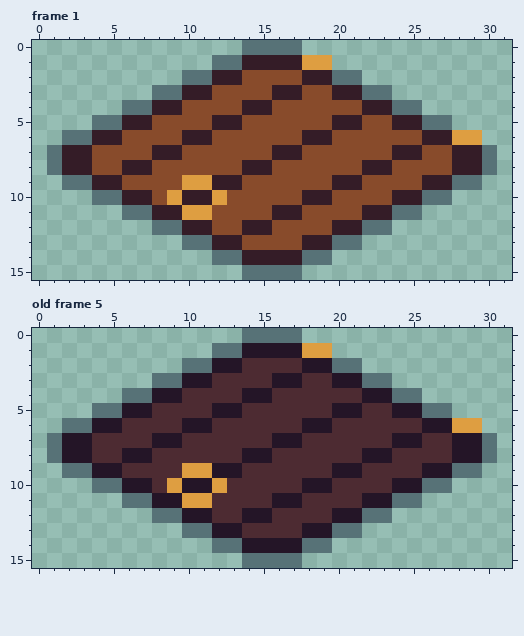
File history of a pixel-art file, assets/img/settlements/trapdoor.aseprite. That is the earlier state.
32x16 pixels, 8 frames. Shown: frame 1, old frame 5. The commit also changed other frames, which this record leaves out.
The same view after the edit:
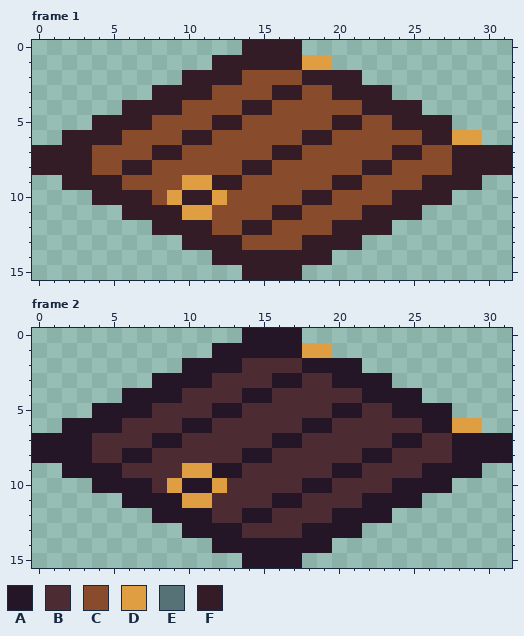
Palette (. is transparent): A #241527  B #4d2b32  C #884b2b  D #de9e41  E #577277  F #341c27
A new or re-ordered frame is compared with the old frame closest to it.
From old to new:
{"change": "frames re-ordered"}
{"where": "frame 1, layers \"Hinges\", \"Main\""}
{"frame":1,"y":0,"x":14,"old":"EEEE","new":"FFFF"}
{"frame":1,"y":1,"x":12,"old":"EE","new":"FF"}
{"frame":1,"y":2,"x":10,"old":"EE","new":"FF"}
{"frame":1,"y":2,"x":20,"old":"EE","new":"FF"}
{"frame":1,"y":3,"x":8,"old":"EE","new":"FF"}
{"frame":1,"y":3,"x":22,"old":"EE","new":"FF"}
{"frame":1,"y":4,"x":6,"old":"EE","new":"FF"}
{"frame":1,"y":4,"x":24,"old":"EE","new":"FF"}
{"frame":1,"y":5,"x":4,"old":"EE","new":"FF"}
{"frame":1,"y":5,"x":26,"old":"EE","new":"FF"}
{"frame":1,"y":6,"x":2,"old":"EE","new":"FF"}
{"frame":1,"y":7,"x":0,"old":".E","new":"FF"}
{"frame":1,"y":7,"x":30,"old":"E.","new":"FF"}
{"frame":1,"y":8,"x":0,"old":".E","new":"FF"}
{"frame":1,"y":8,"x":30,"old":"E.","new":"FF"}
{"frame":1,"y":9,"x":2,"old":"EE","new":"FF"}
{"frame":1,"y":9,"x":28,"old":"EE","new":"FF"}
{"frame":1,"y":10,"x":4,"old":"EE","new":"FF"}
{"frame":1,"y":10,"x":26,"old":"EE","new":"FF"}
{"frame":1,"y":11,"x":6,"old":"EE","new":"FF"}
{"frame":1,"y":11,"x":24,"old":"EE","new":"FF"}
{"frame":1,"y":12,"x":8,"old":"EE","new":"FF"}
{"frame":1,"y":12,"x":22,"old":"EE","new":"FF"}
{"frame":1,"y":13,"x":10,"old":"EE","new":"FF"}
{"frame":1,"y":13,"x":20,"old":"EE","new":"FF"}
{"frame":1,"y":14,"x":12,"old":"EE","new":"FF"}
{"frame":1,"y":14,"x":18,"old":"EE","new":"FF"}
{"frame":1,"y":15,"x":14,"old":"EEEE","new":"FFFF"}
{"where": "frame 2 against old frame 5, layers \"Hinges\", \"Main\""}
{"frame":2,"y":0,"x":14,"old":"EEEE","new":"AAAA"}
{"frame":2,"y":1,"x":12,"old":"EE","new":"AA"}
{"frame":2,"y":2,"x":10,"old":"EE","new":"AA"}
{"frame":2,"y":2,"x":20,"old":"EE","new":"AA"}
{"frame":2,"y":3,"x":8,"old":"EE","new":"AA"}
{"frame":2,"y":3,"x":22,"old":"EE","new":"AA"}
{"frame":2,"y":4,"x":6,"old":"EE","new":"AA"}
{"frame":2,"y":4,"x":24,"old":"EE","new":"AA"}
{"frame":2,"y":5,"x":4,"old":"EE","new":"AA"}
{"frame":2,"y":5,"x":26,"old":"EE","new":"AA"}
{"frame":2,"y":6,"x":2,"old":"EE","new":"AA"}
{"frame":2,"y":7,"x":0,"old":".E","new":"AA"}
{"frame":2,"y":7,"x":30,"old":"E.","new":"AA"}
{"frame":2,"y":8,"x":0,"old":".E","new":"AA"}
{"frame":2,"y":8,"x":30,"old":"E.","new":"AA"}
{"frame":2,"y":9,"x":2,"old":"EE","new":"AA"}
{"frame":2,"y":9,"x":28,"old":"EE","new":"AA"}
{"frame":2,"y":10,"x":4,"old":"EE","new":"AA"}
{"frame":2,"y":10,"x":26,"old":"EE","new":"AA"}
{"frame":2,"y":11,"x":6,"old":"EE","new":"AA"}
{"frame":2,"y":11,"x":24,"old":"EE","new":"AA"}
{"frame":2,"y":12,"x":8,"old":"EE","new":"AA"}
{"frame":2,"y":12,"x":22,"old":"EE","new":"AA"}
{"frame":2,"y":13,"x":10,"old":"EE","new":"AA"}
{"frame":2,"y":13,"x":20,"old":"EE","new":"AA"}
{"frame":2,"y":14,"x":12,"old":"EE","new":"AA"}
{"frame":2,"y":14,"x":18,"old":"EE","new":"AA"}
{"frame":2,"y":15,"x":14,"old":"EEEE","new":"AAAA"}
{"label":"changed","picture_box":[32,40,512,280]}
{"label":"changed","picture_box":[32,328,512,568]}
